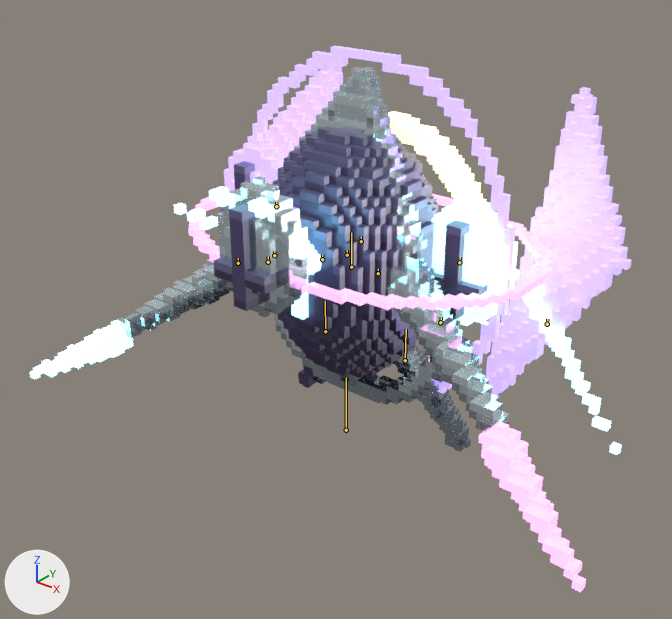
Renders of the glTF model public/assets/harthmere/glb/bosses/echo_singer_world.glb from each side of a commit.
Both versions are drawn from a camera (50 mm lens) standing at (7.12, -9.31, 7.8) and looking at (-0.29, -0.05, 2.05). Arrows for +X, +Y and +Z are at lower left; the lights stay in place. The older version comes first. The bones that bend it are drawn over the model as lines.

In view in the first picture: 'echo_singer'.
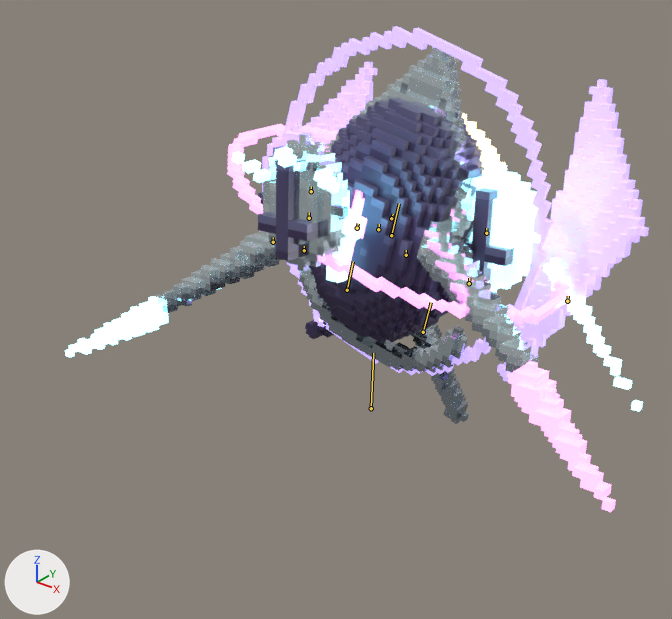
The newer file adds an action. The first version stands in its rest pose; the second is drawn at frame 21 of the action 'BossStaggerHeavy'.

The edits, one by one:
Bone 'Root' (bone_root) moves from (0.0, 0.0, 0.0) to (0.0, 0.023, -0.201).
Bone 'Root' (bone_root) turns from (0, 0, 0) to (-7, 0, 3) degrees about its own x, y and z.
Bone 'BellBody' (bone_bellbody) moves from (0.0, 0.0, 0.0) to (0.0, 0.019, -0.07).
Bone 'BellBody' (bone_bellbody) turns from (0, 0, 0) to (3, 2, -14) degrees about its own x, y and z.
Bone 'BellBody' (bone_bellbody) is rescaled from (1.0, 1.0, 1.0) to (1.03, 1.03, 1.03).
Bone 'Emitter' (bone_emitter) turns from (0, 0, 0) to (3, 2, -17) degrees about its own x, y and z.
Bone 'Emitter' (bone_emitter) is rescaled from (1.0, 1.0, 1.0) to (1.03, 1.03, 1.03).
Bone 'TimeRing' (bone_timering) turns from (0, 0, 0) to (4, 2, -19) degrees about its own x, y and z.
Bone 'TimeRing' (bone_timering) is rescaled from (1.0, 1.0, 1.0) to (1.03, 1.03, 1.03).

Pixel boxes [x1, y1, x2, y2] of what changed, in the pictures (672 x 619 px):
'echo_singer', posed (11% shorter): before [30, 46, 631, 592]; after [65, 26, 649, 512]
bone 'Root', root to tip: before (346, 430) to (346, 377); after (371, 408) to (373, 353)
bone 'BellBody', root to tip: before (351, 267) to (351, 232); after (391, 235) to (399, 203)
bone 'Emitter', root to tip: before (322, 259) to (322, 254); after (357, 228) to (358, 223)
bone 'TimeRing', root to tip: before (361, 241) to (361, 236); after (391, 218) to (393, 214)
